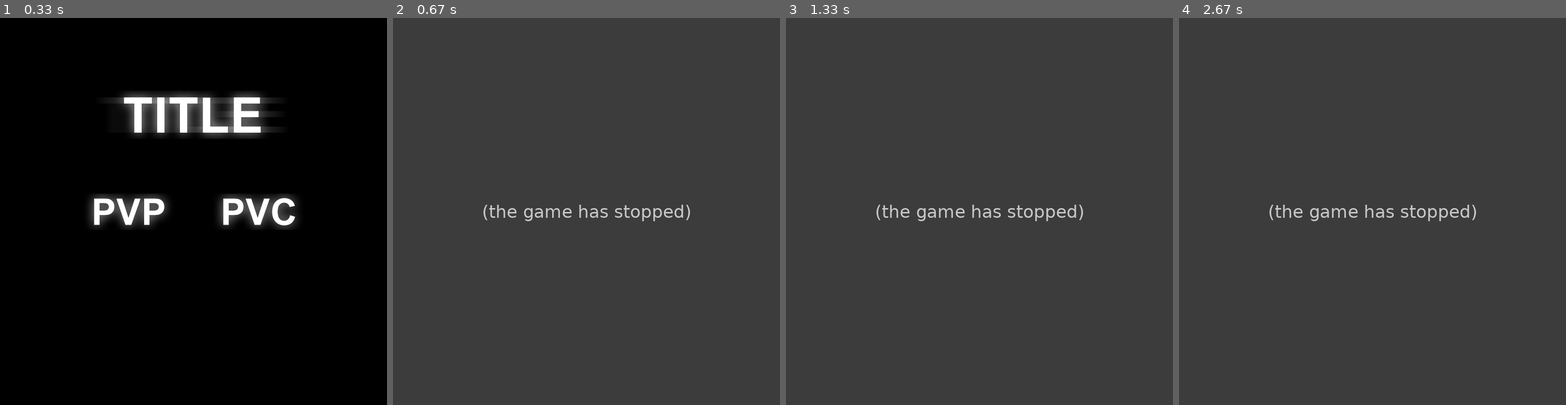
Above: before the commit, frames 1-4 (left to right).
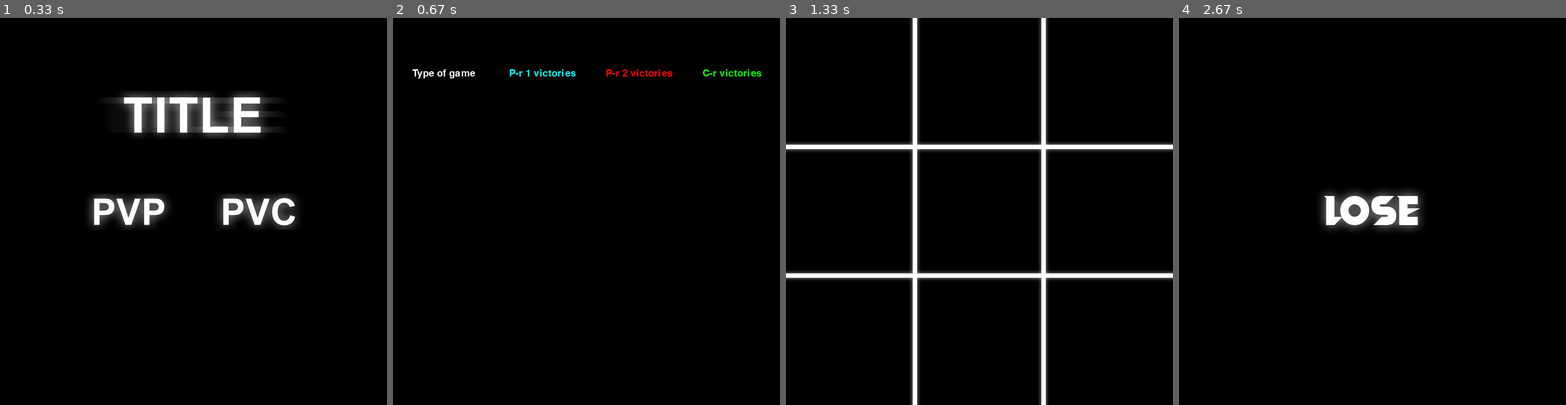
Above: after the commit, the same moments.

Repository: 3gauss14/Tic-Tac-Toe-on-pygame
Game: pygame game, started from main.py
The game is run twice, just before and just after one commit, with the same random seed, the same clock (stepped at 60 frames per second) and the same inputs.
Inputs (mouse positions are in pixels of both pictures, inside the frame that each line leads up to):
- Up to frame 1 (0.33 s): no input
- Up to frame 2 (0.67 s): tap S at 0.33 s
- Up to frame 3 (1.33 s): tap S at 0.67 s; click (1045, 211) at 1.05 s
- Up to frame 4 (2.67 s): click (1515, 346) at 1.38 s; click (1380, 79) at 1.72 s; click (1353, 312) at 2.05 s; click (1473, 273) at 2.38 s

Frame 1 is identical in both runs. In frame 2, 100% of the frame differs, in the area x 0-100%, y 0-100%; in frame 3, 97%; in frame 4, 99%.
Error before the commit: TypeError: argument of type 'int' is not iterable (tic_tac_toe_game.py line 55); the game stopped at 0.33 s (later frames are placeholders)

Commit message:
with statistic.db

Diff:
--- a/database.py
+++ b/database.py
@@ -29,6 +29,6 @@
 
     def source(self):
         src = self.cursor.execute("""
-                SELECT * FROM stats LIMIT 10""")
+                SELECT * FROM stats""")
         self.connection.commit()
         return src
--- a/tic_tac_toe_game.py
+++ b/tic_tac_toe_game.py
@@ -52,7 +52,7 @@
             self.screen.blit(self.pvc_button_img, pvc_button_rect)
         elif self.current_state in (self.PLAYER_VS_PLAYER, self.PLAYER_VS_COMPUTER):
             self.draw_neon_grid()
-        elif self.current_state in self.STATISTIC_SCREEN:
+        elif self.current_state == self.STATISTIC_SCREEN:
             self.draw_statistic()
 
     def draw_statistic(self):
@@ -61,26 +61,25 @@
             space = 35
 
             # Таблица с БД
-            fon = pygame.font.Font(None, 10)
+            fon = pygame.font.Font(None, 30)
             title1 = fon.render(f'Type of game', True, 'white')
             title2 = fon.render(f'P-r 1 victories', True, 'cyan')
             title3 = fon.render(f'P-r 2 victories', True, 'red')
             title4 = fon.render(f'C-r victories', True, 'lime')
-            self.screen.blit(title1, [self.WIDTH / 5, (self.HEIGHT / 4) + 5])
-            self.screen.blit(title2, [self.WIDTH / 5 + 200, (self.HEIGHT / 4) + 5])
-            self.screen.blit(title3, [self.WIDTH / 5 + 400, (self.HEIGHT / 4) + 5])
-            self.screen.blit(title4, [self.WIDTH / 5 + 600, (self.HEIGHT / 4) + 5])
+            self.screen.blit(title1, [self.WIDTH / 20, (self.HEIGHT / 8) + 5])
+            self.screen.blit(title2, [self.WIDTH / 20 + 200, (self.HEIGHT / 8) + 5])
+            self.screen.blit(title3, [self.WIDTH / 20 + 400, (self.HEIGHT / 8) + 5])
+            self.screen.blit(title4, [self.WIDTH / 20 + 600, (self.HEIGHT / 8) + 5])
             src = (self.database.source()).fetchall()
             for row in src:
-                print(self.database.source())
-                col1 = fon.render('{}'.format(row[1]), True, 'white')
-                col2 = fon.render('{}'.format(row[2]), True, 'cyan')
-                col3 = fon.render('{}'.format(row[3]), True, 'red')
-                col4 = fon.render('{}'.format(row[4]), True, 'lime')
-                self.screen.blit(col1, [self.WIDTH // 5, (self.HEIGHT // 4) + 5 + space])
-                self.screen.blit(col2, [self.WIDTH // 5 + 200, (self.HEIGHT // 4) + 5 + space])
-                self.screen.blit(col3, [self.WIDTH // 5 + 400, (self.HEIGHT // 4) + 5 + space])
-                self.screen.blit(col4, [self.WIDTH // 5 + 600, (self.HEIGHT // 4) + 5 + space])
+                col1 = fon.render('{:>3}'.format(row[1]), True, 'white')
+                col2 = fon.render('{:>3}'.format(row[2]), True, 'cyan')
+                col3 = fon.render('{:>3}'.format(row[3]), True, 'red')
+                col4 = fon.render('{:>3}'.format(row[4]), True, 'lime')
+                self.screen.blit(col1, [self.WIDTH // 20, (self.HEIGHT // 4) + 5 + space])
+                self.screen.blit(col2, [self.WIDTH // 20 + 200, (self.HEIGHT // 4) + 5 + space])
+                self.screen.blit(col3, [self.WIDTH // 20 + 400, (self.HEIGHT // 4) + 5 + space])
+                self.screen.blit(col4, [self.WIDTH // 20 + 600, (self.HEIGHT // 4) + 5 + space])
                 space += 35
 
     def draw_neon_grid(self):
@@ -219,8 +218,11 @@
                         c += 1
                         if c == 1 and self.current_state == self.START_SCREEN:
                             self.screen.fill(self.BLACK)
+                            self.current_state = self.STATISTIC_SCREEN
                             self.draw_statistic()
-                            self.current_state = self.STATISTIC_SCREEN
+                        else:
+                            c -= 2
+                            self.current_state = self.START_SCREEN
 
                 elif event.type == pygame.MOUSEBUTTONDOWN and self.current_state in (
                         self.PLAYER_VS_PLAYER, self.PLAYER_VS_COMPUTER):
